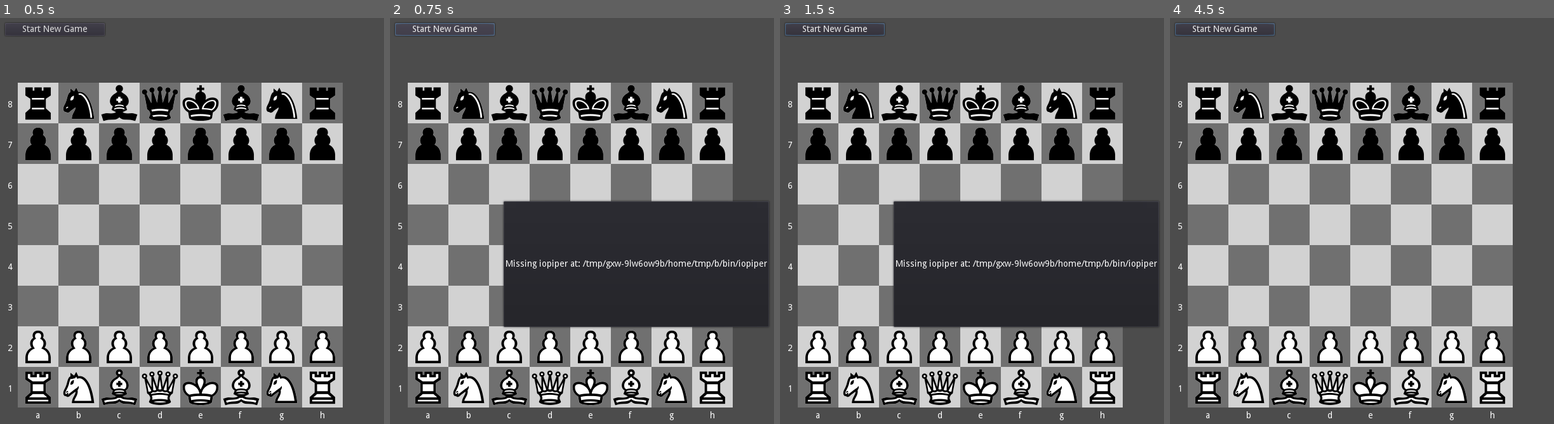
Above: before the commit, frames 1-4 (left to right).
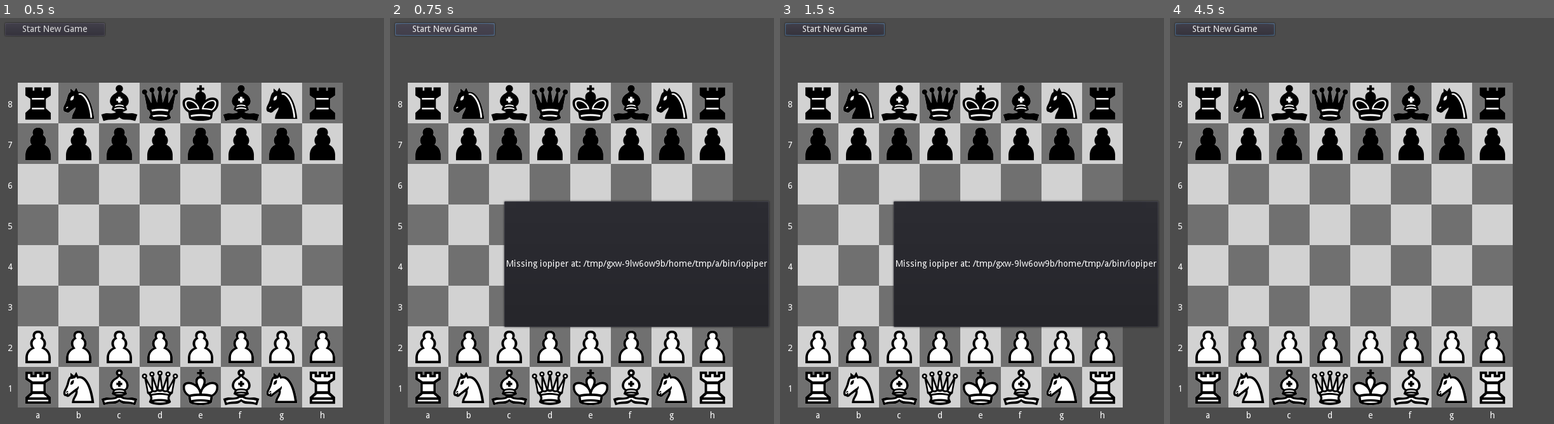
Above: after the commit, the same moments.

Repository: andrew-wilkes/godot-chess
Game: Godot game, scene res://Main.tscn
The game is run twice, just before and just after one commit, with the same random seed, the same clock (stepped at 60 frames per second) and the same inputs.
Inputs (mouse positions are in pixels of both pictures, inside the frame that each line leads up to):
- Up to frame 1 (0.5 s): no input
- Up to frame 2 (0.75 s): click "Start New Game" at 0.5 s
- Up to frame 3 (1.5 s): click "Start New Game" at 1.25 s
- Up to frame 4 (4.5 s): click "Start New Game" at 2 s; tap Enter at 2.75, 4.25 s; move the mouse to (1527, 237) at 2.77 s; click (1527, 237) at 2.92 s; tap Space at 3.5 s; move the mouse to (1315, 290) at 3.52 s; click (1315, 290) at 3.67 s; move the mouse to (1465, 151) at 4.27 s; click (1465, 151) at 4.42 s

Frame 1 is identical in both runs. In frame 2, 0.6% of the frame differs, in the area x 29-86%, y 45-77%; in frame 3, 0.1%; in frame 4, nothing differs.

Commit message:
Fix castling bugs

Diff:
--- a/src/Board.gd
+++ b/src/Board.gd
@@ -115,13 +115,13 @@
 			ns = 0
 		if y < 7:
 			_fen += "/"
-	if grid[0].tagged and grid[4].tagged:
+	if is_tagged(0) and is_tagged(4):
 		castling += "q"
-	if grid[7].tagged and grid[4].tagged:
+	if is_tagged(4) and is_tagged(7):
 		castling += "k"
-	if grid[56].tagged and grid[60].tagged:
+	if is_tagged(56) and is_tagged(60):
 		castling += "Q"
-	if grid[63].tagged and grid[60].tagged:
+	if is_tagged(60) and is_tagged(63):
 		castling += "K"
 	var pas = "-"
 	var pos
@@ -134,6 +134,10 @@
 		pas = position_to_move(pos)
 	_fen += " %s %s %s %d %d" % [next_move, castling, pas, halfmoves, fullmoves]
 	return _fen
+
+
+func is_tagged(i):
+	return grid[i] != null and grid[i].tagged
 
 
 func tag_piece(i: int):
@@ -395,10 +399,16 @@
 func get_position_info(p: Piece, offset_divisor = square_width):
 	var castling = false
 	var passant = false
-	var offset = p.obj.position / offset_divisor
-	var x = int(round(offset.x))
-	var y = int(round(offset.y))
-	p.new_pos = Vector2(p.pos.x + x, p.pos.y + y)
+	var x: int
+	var y: int
+	if p.side == "B":
+		x = int(p.new_pos.x - p.pos.x)
+		y = int(p.new_pos.y - p.pos.y)
+	else:
+		var offset = p.obj.position / offset_divisor
+		x = int(round(offset.x))
+		y = int(round(offset.y))
+		p.new_pos = Vector2(p.pos.x + x, p.pos.y + y)
 	var ax = int(abs(x))
 	var ay = int(abs(y))
 	var p2 = get_piece_in_grid(p.new_pos.x, p.new_pos.y)
@@ -446,9 +456,9 @@
 		var checking = true
 		while checking:
 			if ax > 0:
-				x -= sign(x) # Move back horizontally
+				x -= int(sign(x)) # Move back horizontally
 			if ay > 0:
-				y -= sign(y) # Move back vertically
+				y -= int(sign(y)) # Move back vertically
 			var p3 = get_piece_in_grid(p.pos.x + x, p.pos.y + y)
 			ok = p3 == null
 			ax -= 1
--- a/src/Main.gd
+++ b/src/Main.gd
@@ -20,6 +20,7 @@
 	board.get_node("Grid").connect("mouse_exited", self, "mouse_entered")
 	engine = $Engine
 	ponder()
+
 
 func handle_state(event, msg = ""):
 	match state:
@@ -120,7 +121,7 @@
 	var pos1 = board.move_to_position(move.substr(0, 2))
 	var p: Piece = board.get_piece_in_grid(pos1.x, pos1.y)
 	p.new_pos = board.move_to_position(move.substr(2, 2))
-	board.move_piece(p)
+	drop_piece(p)
 
 
 func alert(txt, duration = 1.0):
@@ -150,6 +151,7 @@
 	# Try to drop the piece
 	# Also check for castling and passant
 	var ok_to_move = false
+	var rook = null
 	if info.ok:
 		if info.piece != null:
 			ok_to_move = true
@@ -162,7 +164,6 @@
 				ok_to_move = piece.key != "P" or piece.pos.x == piece.new_pos.x
 			if info.castling:
 				# Get rook
-				var rook
 				var rx
 				if piece.new_pos.x == 2:
 					rx = 3
@@ -175,9 +176,8 @@
 					if ok_to_move:
 						# Move rook
 						rook.new_pos = Vector2(rx, rook.pos.y)
-						move_piece(rook, false)
-					else:
-						alert("Checked")
+					else:
+						alert("Check")
 				else:
 					ok_to_move = false
 	if ok_to_move:
@@ -185,13 +185,15 @@
 			if board.is_king_checked(piece):
 				alert("Cannot move into check position!")
 			else:
+				if rook != null:
+					move_piece(rook, false)
 				board.take_piece(info.piece)
 				move_piece(piece)
 		else:
 			board.take_piece(info.piece)
 			move_piece(piece)
 			if board.is_king_checked(piece):
-				alert("Checked")
+				alert("Check")
 	return_piece(piece)
 
 
